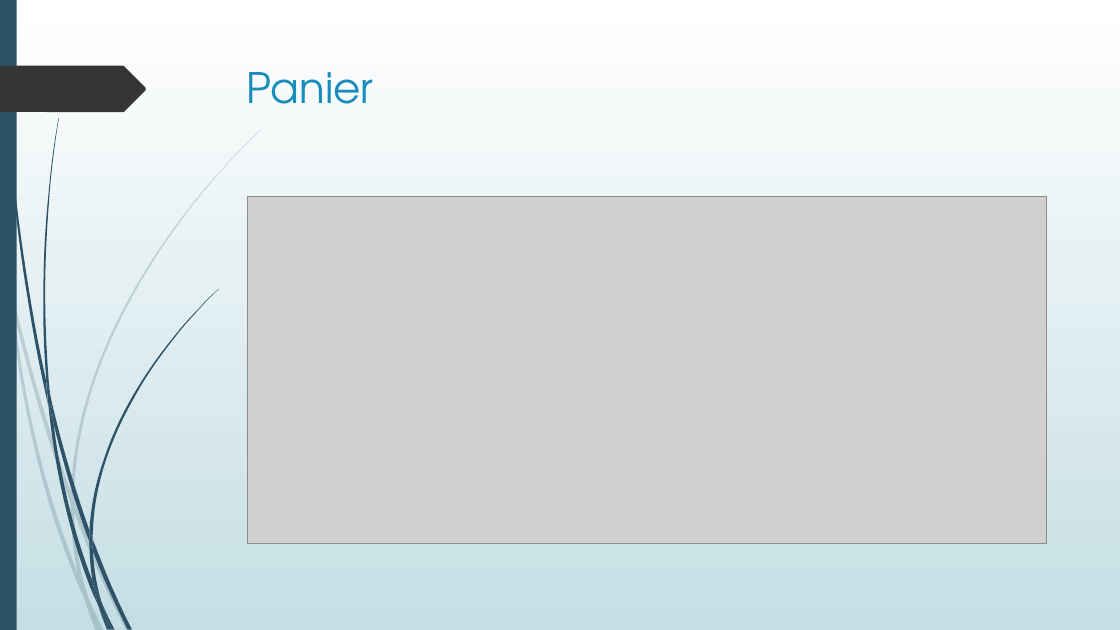
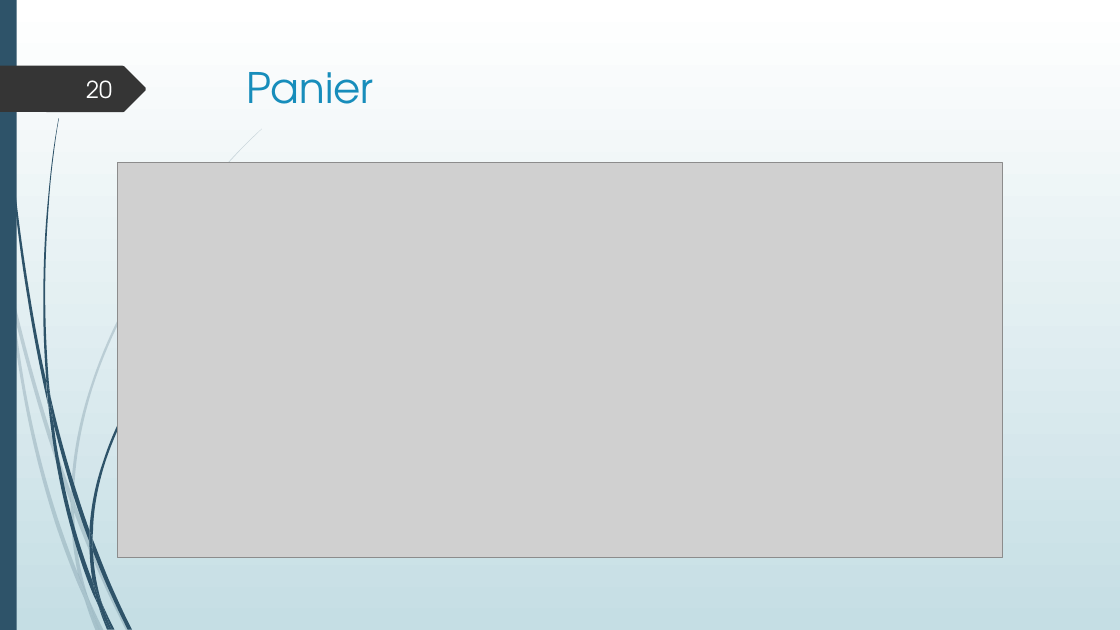
Before and after one commit to LisaF0/projet, a slide deck: slide 20 of aDoc/Projet boutique en ligne.pptx (slide 19 before the commit). Drawn at 1120x630 pixels with LibreOffice and Linux fonts; fonts in the diff are those of the drawing; grey boxes stand for pictures. Boxes give left, top, right and bottom in pixels: in the first picture for what was removed or moved away, otherwise in the second. Text is boxed around its words. In the diff, an @@ line names an element or a change of style, - is before the commit and + after.

```diff
--- a/aDoc/Projet boutique en ligne.pptx
+++ b/aDoc/Projet boutique en ligne.pptx
@@ page number added at (x1=86, y1=80, x2=112, y2=99), 20 pt, text #FEFFFF @@
+20
@@ picture resized from (x1=248, y1=196, x2=1047, y2=543) to (x1=118, y1=163, x2=1003, y2=558) @@
```
Also in this commit, not shown: 19 other slides changed, 10 slides added, 8 slides removed, 30 other files.
